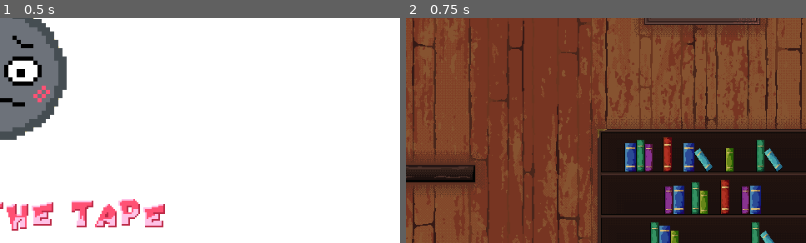
Above: before the commit, frames 1-2 (left to right).
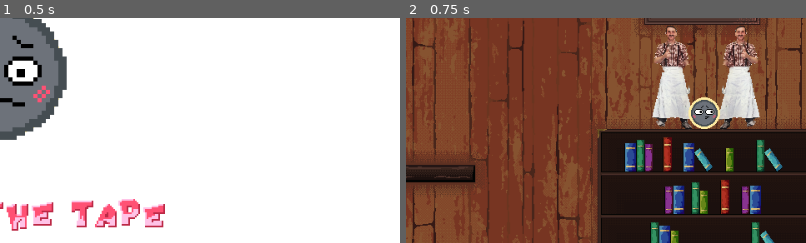
Above: after the commit, the same moments.

Repository: NAERNON/ggj-2026-mask
Game: Godot game, scene res://scenes/main.tscn
Two runs of this game, one before a commit and one after it. Both use one fixed random seed, a clock stepped at 60 frames per second and the inputs below.
Inputs:
- Up to frame 1 (0.5 s): no input
- Up to frame 2 (0.75 s): tap Enter (ui_accept) at 0.5 s; hold D (move_tape_right) from 0.53 s (still down); hold R (move_tape_reroll) from 0.53 s (still down)
The pictures show only the part of the screen within x 50-100%, y 20-70%; the shares and areas given below are measured in that part.

Frame 1 is identical in both runs. In frame 2, 6.5% of the frame differs, in the area x 61-89%, y 3-50%.

Commit message:
Victory Dance

Diff:
--- /dev/null
+++ b/aseprite/character_face/victory_dance.tres
@@ -0,0 +1,151 @@
+[gd_resource type="SpriteFrames" format=3 uid="uid://col1mjgo1anlh"]
+
+[ext_resource type="Texture2D" uid="uid://co3q3scjqisrf" path="res://aseprite/character_face/victory_dance.png" id="1_w5thh"]
+
+[sub_resource type="AtlasTexture" id="AtlasTexture_310nn"]
+atlas = ExtResource("1_w5thh")
+region = Rect2(0, 0, 214, 130)
+
+[sub_resource type="AtlasTexture" id="AtlasTexture_rwkev"]
+atlas = ExtResource("1_w5thh")
+region = Rect2(214, 0, 214, 130)
+
+[sub_resource type="AtlasTexture" id="AtlasTexture_035ku"]
+atlas = ExtResource("1_w5thh")
+region = Rect2(428, 0, 214, 130)
+
+[sub_resource type="AtlasTexture" id="AtlasTexture_wgq2j"]
+atlas = ExtResource("1_w5thh")
+region = Rect2(642, 0, 214, 130)
+
+[sub_resource type="AtlasTexture" id="AtlasTexture_mtd2s"]
+atlas = ExtResource("1_w5thh")
+region = Rect2(856, 0, 214, 130)
+
+[sub_resource type="AtlasTexture" id="AtlasTexture_36w7e"]
+atlas = ExtResource("1_w5thh")
+region = Rect2(1070, 0, 214, 130)
+
+[sub_resource type="AtlasTexture" id="AtlasTexture_tudhv"]
+atlas = ExtResource("1_w5thh")
+region = Rect2(1284, 0, 214, 130)
+
+[sub_resource type="AtlasTexture" id="AtlasTexture_7c03u"]
+atlas = ExtResource("1_w5thh")
+region = Rect2(1498, 0, 214, 130)
+
+[sub_resource type="AtlasTexture" id="AtlasTexture_c53eb"]
+atlas = ExtResource("1_w5thh")
+region = Rect2(1712, 0, 214, 130)
+
+[sub_resource type="AtlasTexture" id="AtlasTexture_12tgt"]
+atlas = ExtResource("1_w5thh")
+region = Rect2(1926, 0, 214, 130)
+
+[sub_resource type="AtlasTexture" id="AtlasTexture_enxio"]
+atlas = ExtResource("1_w5thh")
+region = Rect2(2140, 0, 214, 130)
+
+[sub_resource type="AtlasTexture" id="AtlasTexture_e0hyn"]
+atlas = ExtResource("1_w5thh")
+region = Rect2(2354, 0, 214, 130)
+
+[sub_resource type="AtlasTexture" id="AtlasTexture_mkiak"]
+atlas = ExtResource("1_w5thh")
+region = Rect2(2568, 0, 214, 130)
+
+[sub_resource type="AtlasTexture" id="AtlasTexture_b18bn"]
+atlas = ExtResource("1_w5thh")
+region = Rect2(2782, 0, 214, 130)
+
+[sub_resource type="AtlasTexture" id="AtlasTexture_4y00g"]
+atlas = ExtResource("1_w5thh")
+region = Rect2(2996, 0, 214, 130)
+
+[sub_resource type="AtlasTexture" id="AtlasTexture_mtawy"]
+atlas = ExtResource("1_w5thh")
+region = Rect2(3210, 0, 214, 130)
+
+[sub_resource type="AtlasTexture" id="AtlasTexture_mge0f"]
+atlas = ExtResource("1_w5thh")
+region = Rect2(3424, 0, 214, 130)
+
+[sub_resource type="AtlasTexture" id="AtlasTexture_rfgvy"]
+atlas = ExtResource("1_w5thh")
+region = Rect2(3638, 0, 214, 130)
+
+[sub_resource type="AtlasTexture" id="AtlasTexture_hvwfk"]
+atlas = ExtResource("1_w5thh")
+region = Rect2(3852, 0, 214, 130)
+
+[sub_resource type="AtlasTexture" id="AtlasTexture_upgrp"]
+atlas = ExtResource("1_w5thh")
+region = Rect2(4066, 0, 214, 130)
+
+[resource]
+animations = [{
+"frames": [{
+"duration": 1.0,
+"texture": SubResource("AtlasTexture_310nn")
+}, {
+"duration": 1.0,
+"texture": SubResource("AtlasTexture_rwkev")
+}, {
+"duration": 1.0,
+"texture": SubResource("AtlasTexture_035ku")
+}, {
+"duration": 1.0,
+"texture": SubResource("AtlasTexture_wgq2j")
+}, {
+"duration": 1.0,
+"texture": SubResource("AtlasTexture_mtd2s")
+}, {
+"duration": 1.0,
+"texture": SubResource("AtlasTexture_36w7e")
+}, {
+"duration": 1.0,
+"texture": SubResource("AtlasTexture_tudhv")
+}, {
+"duration": 1.0,
+"texture": SubResource("AtlasTexture_7c03u")
+}, {
+"duration": 1.0,
+"texture": SubResource("AtlasTexture_c53eb")
+}, {
+"duration": 1.0,
+"texture": SubResource("AtlasTexture_12tgt")
+}, {
+"duration": 1.0,
+"texture": SubResource("AtlasTexture_enxio")
+}, {
+"duration": 1.0,
+"texture": SubResource("AtlasTexture_e0hyn")
+}, {
+"duration": 1.0,
+"texture": SubResource("AtlasTexture_mkiak")
+}, {
+"duration": 1.0,
+"texture": SubResource("AtlasTexture_b18bn")
+}, {
+"duration": 1.0,
+"texture": SubResource("AtlasTexture_4y00g")
+}, {
+"duration": 1.0,
+"texture": SubResource("AtlasTexture_mtawy")
+}, {
+"duration": 1.0,
+"texture": SubResource("AtlasTexture_mge0f")
+}, {
+"duration": 1.0,
+"texture": SubResource("AtlasTexture_rfgvy")
+}, {
+"duration": 1.0,
+"texture": SubResource("AtlasTexture_hvwfk")
+}, {
+"duration": 1.0,
+"texture": SubResource("AtlasTexture_upgrp")
+}],
+"loop": true,
+"name": &"default",
+"speed": 5.0
+}]
--- a/scenes/main.tscn
+++ b/scenes/main.tscn
@@ -15,6 +15,7 @@
 [ext_resource type="AudioStream" uid="uid://dkpe2slvjhvxj" path="res://arts/musics/Saxo-scotche goofy song Version finale.mp3" id="11_a8y0u"]
 [ext_resource type="SpriteFrames" uid="uid://dnsa1tvpir8c0" path="res://aseprite/house/rolling_round.tres" id="14_a8y0u"]
 [ext_resource type="AudioStream" uid="uid://tnpv0sf8krp" path="res://arts/musics/Goofy_saxoscotch_victory Version finale.mp3" id="15_jkv2x"]
+[ext_resource type="SpriteFrames" uid="uid://col1mjgo1anlh" path="res://aseprite/character_face/victory_dance.tres" id="16_jbj1t"]
 
 [sub_resource type="RectangleShape2D" id="RectangleShape2D_0wfyh"]
 size = Vector2(250, 290)
@@ -207,6 +208,10 @@
 stream = ExtResource("15_jkv2x")
 parameters/looping = true
 
+[node name="VictoryDance" type="AnimatedSprite2D" parent="." unique_id=2042562453]
+position = Vector2(838, 177)
+sprite_frames = ExtResource("16_jbj1t")
+
 [connection signal="start_game" from="StartMenu" to="." method="_on_start_menu_start_game"]
 [connection signal="end_grip" from="MaskingTape" to="." method="_on_masking_tape_end_grip"]
 [connection signal="reroll" from="MaskingTape" to="." method="_on_masking_tape_reroll"]
Binary file added: aseprite/character_face/victory_dance.aseprite
Binary file added: aseprite/character_face/victory_dance.png
Not shown, added: aseprite/character_face/victory_dance.png.import
